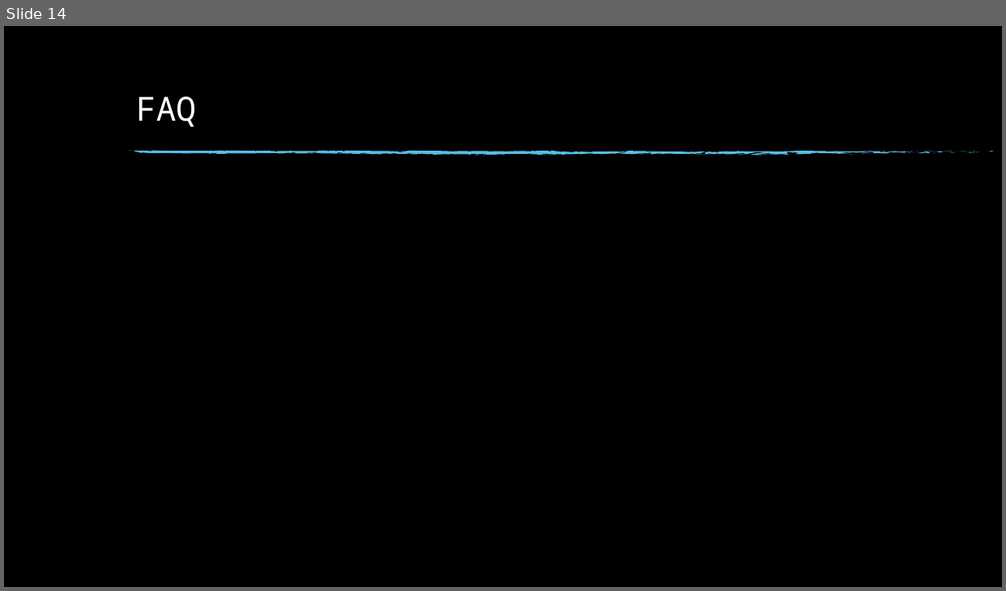
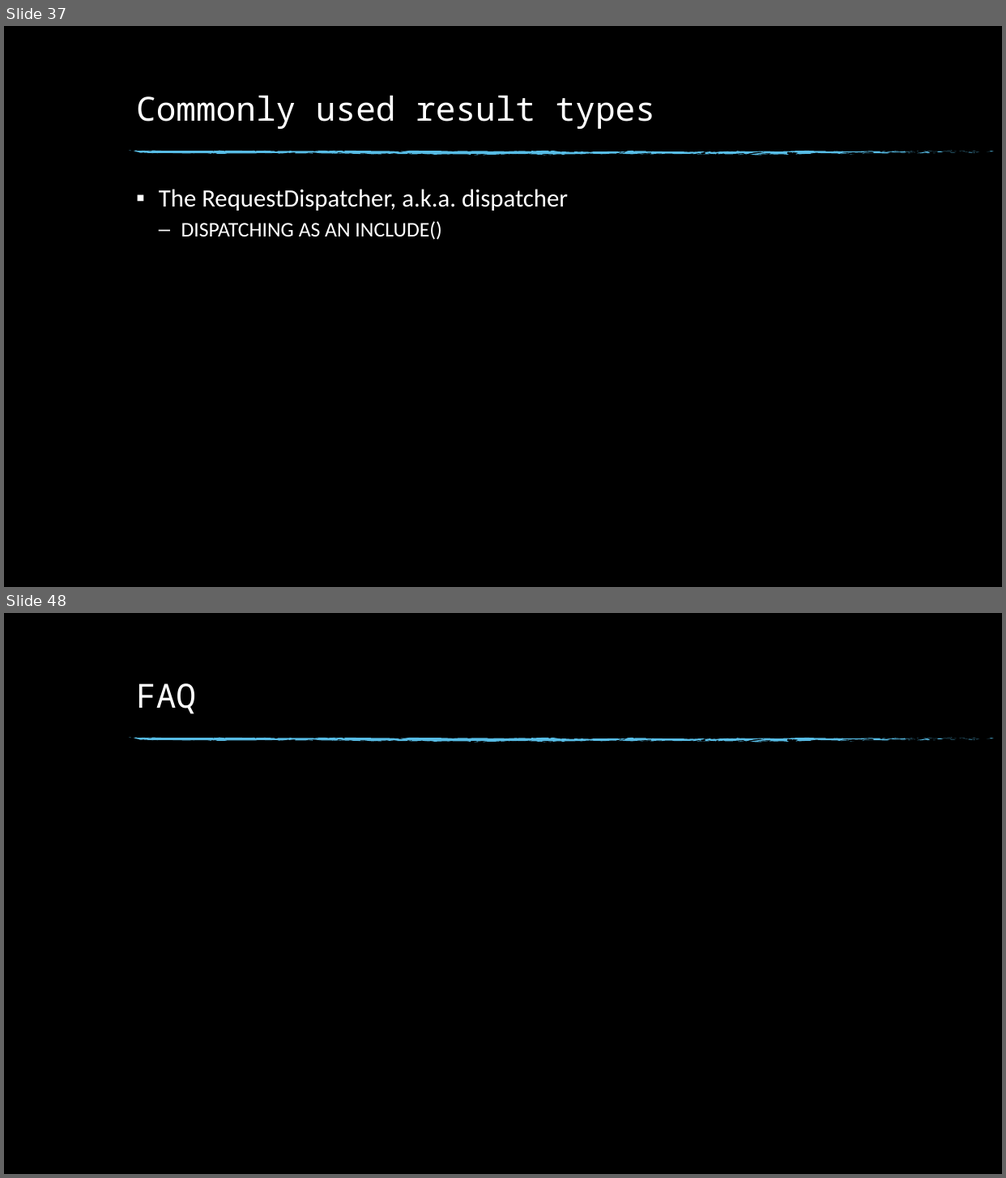
Before and after one commit to KernelDang/JEE, a slide deck: Seminar/slide.pptx. Shown one above the other, each under a label of ours: slide 14 before the commit, slides 37 and 48 after it; the slides between them are not shown. The pictures are 1006x591 and 1006x1178 pixels, drawn with LibreOffice and Linux fonts; fonts in the diff are those of the drawing; background and template pictures are left out. Boxes give left, top, right and bottom in pixels: in the first picture for what was removed or moved away, otherwise in the second. Text is boxed around its words. In the diff, an @@ line names an element or a change of style, - is before the commit and + after.

```diff
--- a/Seminar/slide.pptx
+++ b/Seminar/slide.pptx
@@ slide 37 added at (x1=4, y1=26, x2=1002, y2=587), background picture (left out); not listed: 74 template elements that a slide beside it also shows @@
@@ title added at (x1=136, y1=95, x2=655, y2=129), 32 pt, text #FFFFFF @@
+Commonly used result types
@@ text added at (x1=159, y1=189, x2=568, y2=240), 24 pt, text #FFFFFF @@
+▪ The RequestDispatcher, a.k.a. dispatcher
+  – DISPATCHING AS AN INCLUDE()
@@ what was slide 14 is now slide 48 @@
```
Also in this commit, not shown: 2 slides changed, 33 other slides added.
